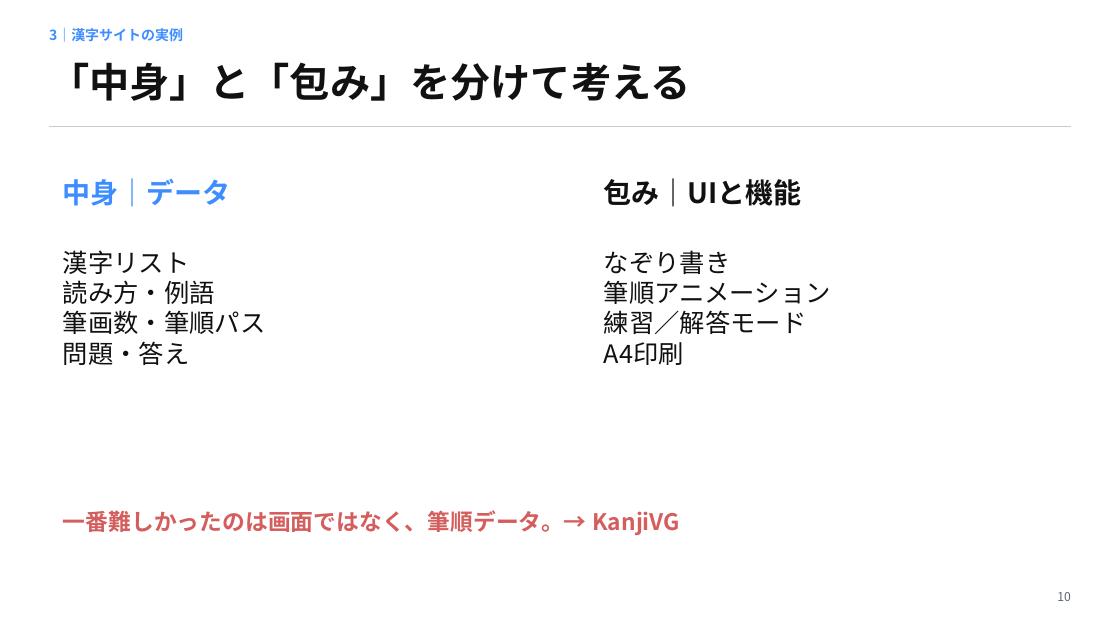
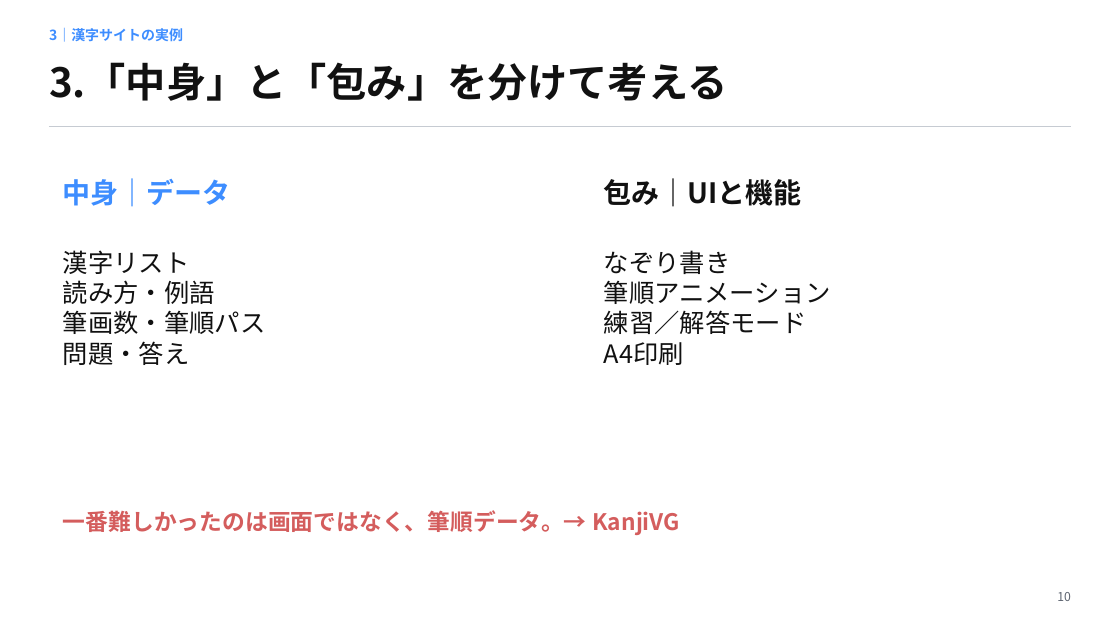
Before and after one commit to newslin-design/newslin-design.github.io, a slide deck: slide 11 of nihonngo/AI教材ツール_共有用_日本語.pptx (slide 10 before the commit). Drawn at 1120x630 pixels with LibreOffice and Linux fonts; fonts in the diff are those of the drawing. Boxes give left, top, right and bottom in pixels: in the first picture for what was removed or moved away, otherwise in the second. Text is boxed around its words. In the diff, an @@ line names an element or a change of style, - is before the commit and + after.

```diff
--- a/nihonngo/AI教材ツール_共有用_日本語.pptx
+++ b/nihonngo/AI教材ツール_共有用_日本語.pptx
@@ text at [49,62,727,101]: text changed @@
-「中身」と「包み」を分けて考える
+3.「中身」と「包み」を分けて考える
```
Also in this commit, not shown: 6 other slides changed, 1 slide added, 2 other files.
